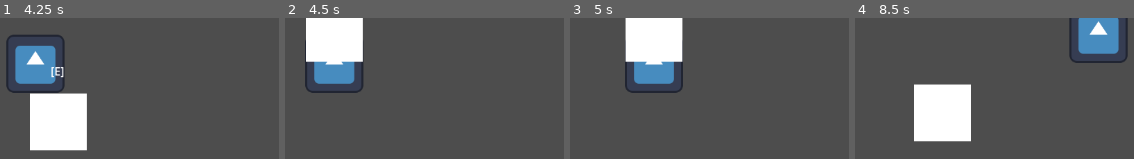
Above: before the commit, frames 1-4 (left to right).
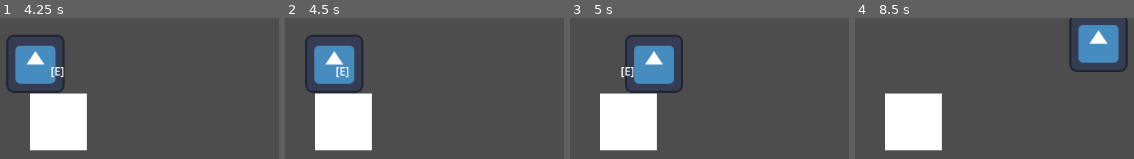
Above: after the commit, the same moments.

Repository: madsonmms/item-module
Game: Godot game, scene res://playground.tscn
Same seed, same stepped clock (60 frames per second), same inputs: the game is played once before the commit and once after it. The engine's default icon, where the game draws it, is replaced by a stand-in: a white triangle on a blue panel in a dark square.
Inputs:
- Up to frame 1 (4.25 s): tap Enter at 0.5 s; hold E (interact) 0.53-1.28 s; hold Up (up) 0.53-2.03 s; tap E (interact) at 1.35, 2.85 s; hold E (interact) 2.03-2.78 s; hold Left (left) 2.03-3.53 s; hold Down (down) from 3.53 s (still down); hold E (interact) from 3.53 s (still down); tap Escape (ui_cancel) at 4.15 s
- Up to frame 2 (4.5 s): release Down (down) at 4.28 s; release E (interact) at 4.28 s; hold Right (right) from 4.28 s (still down); tap E (interact) at 4.35 s
- Up to frame 3 (5 s): keep holding Right (right)
- Up to frame 4 (8.5 s): release Right (right) at 5.03 s; hold Up (up) 5.03-5.78 s; hold E (interact) 5.03-5.78 s; hold Right (right) 5.78-8.03 s; tap E (interact) at 5.85, 7.35 s; hold E (interact) 6.53-7.28 s; hold Down (down) from 8.03 s (still down); hold E (interact) from 8.03 s (still down)

Frame 1 is identical in both runs. In frame 2, 15% of the frame differs, in the area x 7-32%, y 0-95%; in frame 3, 15%, in the area x 10-41%, y 0-95%; in frame 4, 13%.

Commit message:
Refactored item area

Diff:
--- a/Caixa.tscn
+++ b/Caixa.tscn
@@ -15,27 +15,27 @@
 [sub_resource type="RectangleShape2D" id="RectangleShape2D_vlhcn"]
 size = Vector2(82, 82)
 
-[node name="Caixa" type="RigidBody2D" node_paths=PackedStringArray("item_interaction", "collision")]
+[node name="Caixa" type="RigidBody2D" node_paths=PackedStringArray("interaction_area", "collision")]
 collision_layer = 8
 collision_mask = 0
 gravity_scale = 0.0
 script = ExtResource("1_vlhcn")
 item_type = 0
-item_interaction = NodePath("ItemInteraction")
+interaction_area = NodePath("InteractionArea")
 collision = NodePath("CollisionShape2D")
 
 [node name="Sprite2D" type="Sprite2D" parent="."]
 scale = Vector2(1.28125, 1.28125)
 texture = SubResource("GradientTexture2D_m8u5f")
 
-[node name="ItemInteraction" parent="." node_paths=PackedStringArray("interaction_label") instance=ExtResource("2_xxku7")]
+[node name="InteractionArea" parent="." node_paths=PackedStringArray("interaction_label") instance=ExtResource("2_xxku7")]
 collision_layer = 4
 interaction_label = NodePath("Label")
 
-[node name="CollisionShape2D" type="CollisionShape2D" parent="ItemInteraction"]
+[node name="CollisionShape2D" type="CollisionShape2D" parent="InteractionArea"]
 shape = SubResource("CircleShape2D_wt17y")
 
-[node name="Label" type="Label" parent="ItemInteraction"]
+[node name="Label" type="Label" parent="InteractionArea"]
 visible = false
 offset_left = -11.0
 offset_top = -85.0
--- a/caixa.gd
+++ b/caixa.gd
@@ -1,10 +1 @@
 extends Item
-
-func _ready() -> void:
-	pass
-
-func get_item_type() -> ItemType:
-	return item_type
-
-func on_interact(_actor: CharacterBody2D) -> void:
-	pass
--- a/interact_component.gd
+++ b/interact_component.gd
@@ -1,12 +1,12 @@
 class_name InteractComponent
 extends Area2D
 
-#Sinais para uso futuro para animações, sons, etc...
-signal item_interaction(item: Item)
-signal item_carring(actor: CharacterBody2D)
-signal item_dropped(item: ItemInteraction)
-#signal item_found(item: ItemInteraction)
-#signal item_lost(item: ItemInteraction)
+# SINAIS DO COMPONENTE (para UI, som, etc.)
+signal item_available(item: Item)
+signal item_unavailable()
+signal interaction_started(item: Item)
+signal interaction_completed(item: Item)
+signal interaction_failed(reason: String)
 
 @export var carry_point: Marker2D
 
@@ -62,7 +62,7 @@
 	if is_carrying:
 		return drop_item()
 
-	if item_type != types_list.CARRY || item.item_interaction.active == false:
+	if item_type != types_list.CARRY || item.interaction_area.active == false:
 		return false
 
 	actor = get_parent()
@@ -78,8 +78,6 @@
 
 	carried_item = item
 
-	item_carring.emit(actor)
-
 	return true
 
 
@@ -90,9 +88,6 @@
 		return false
 
 	actor = get_parent()
-
-	print_debug(actor.interact_component.carry_point.get_children())
-	print_debug(carried_item)
 
 	actor.interact_component.carry_point.remove_child(carried_item)
 
@@ -105,8 +100,6 @@
 
 	carried_item.freeze = false
 	carried_item.collision.disabled = false
-
-	item_dropped.emit(carried_item)
 
 	carried_item = null
 	is_carrying = false
@@ -123,7 +116,7 @@
 func _on_item_nearby(body: Node2D) -> void:
 	var item = body.get_parent() as Item
 
-	if not item or not item.item_interaction.active:
+	if not item or not item.interaction_area.active:
 		return
 
 	available_item = item
@@ -139,7 +132,6 @@
 	pass
 
 func _handle_interact(item: Item) -> bool:
-	item_interaction.emit()
 	return true
 
 func _handle_pickup(item: Item) -> bool:
--- a/item.gd
+++ b/item.gd
@@ -1,9 +1,11 @@
 class_name Item
 extends Node2D
 
+signal interacted(item: Item)
+
 enum ItemType {CARRY, PICKUP, INTERACT, PROP}
 @export var item_type: ItemType = ItemType.INTERACT
-@export var item_interaction: ItemInteraction
+@export var interaction_area: InteractionArea
 @export var collision: CollisionShape2D
 
 func _ready() -> void:
--- a/item_interaction.gd
+++ b/item_interaction.gd
@@ -1,11 +1,9 @@
-class_name ItemInteraction
+class_name InteractionArea
 extends Area2D
 
 @export_group("Interaction Configuration")
-#enum ItemType {CARRY, PICKUP, INTERACT, PROP}
-#@export var item_type: ItemType = ItemType.INTERACT
 @export var active: bool = true
-@export var interaction_label: Label #Para debug
+@export var interaction_label: Label
 
 # Called when the node enters the scene tree for the first time.
 func _ready() -> void:
@@ -15,8 +13,19 @@
 
 	pass
 
-#func get_item_type() -> ItemType:
-	#return item_type
+func _on_area_entered(interaction_component: Node) -> void:
+
+	var body = interaction_component.get_parent()
+
+	if body.is_in_group("Player") and active:
+		_show_interaction_label()
+	pass
+
+func _on_area_exited(interaction_component: Node) -> void:
+	var body = interaction_component.get_parent()
+	if body.is_in_group("Player") and active:
+		_hide_interaction_label()
+	pass
 
 func _show_interaction_label() -> void:
 
@@ -31,22 +40,6 @@
 	if interaction_label:
 		interaction_label.visible = false
 
-func _on_area_entered(interaction_component: Node) -> void:
-
-	print_debug(interaction_component)
-
-	var body = interaction_component.get_parent()
-
-	if body.is_in_group("Player") and active:
-		_show_interaction_label()
-	pass
-
-func _on_area_exited(interaction_component: Node) -> void:
-	var body = interaction_component.get_parent()
-	if body.is_in_group("Player") and active:
-		_hide_interaction_label()
-	pass
-
 func _disable_physics() -> void:
 	pass
 
--- a/playground.tscn
+++ b/playground.tscn
@@ -1,6 +1,6 @@
 [gd_scene load_steps=3 format=3 uid="uid://bd3hxsa4ri8ms"]
 
-[ext_resource type="PackedScene" uid="uid://pd2pr7bui32g" path="res://player.tscn" id="1_rupst"]
+[ext_resource type="PackedScene" uid="uid://dd3a3bv82gp6h" path="res://Player.tscn" id="1_rupst"]
 [ext_resource type="PackedScene" uid="uid://dh0v6rvbe8iua" path="res://Caixa.tscn" id="2_wt17y"]
 
 [node name="Playground" type="Node2D"]
@@ -13,3 +13,4 @@
 position = Vector2(198, 150)
 collision_layer = 4
 collision_mask = 1
+item_type = 2
